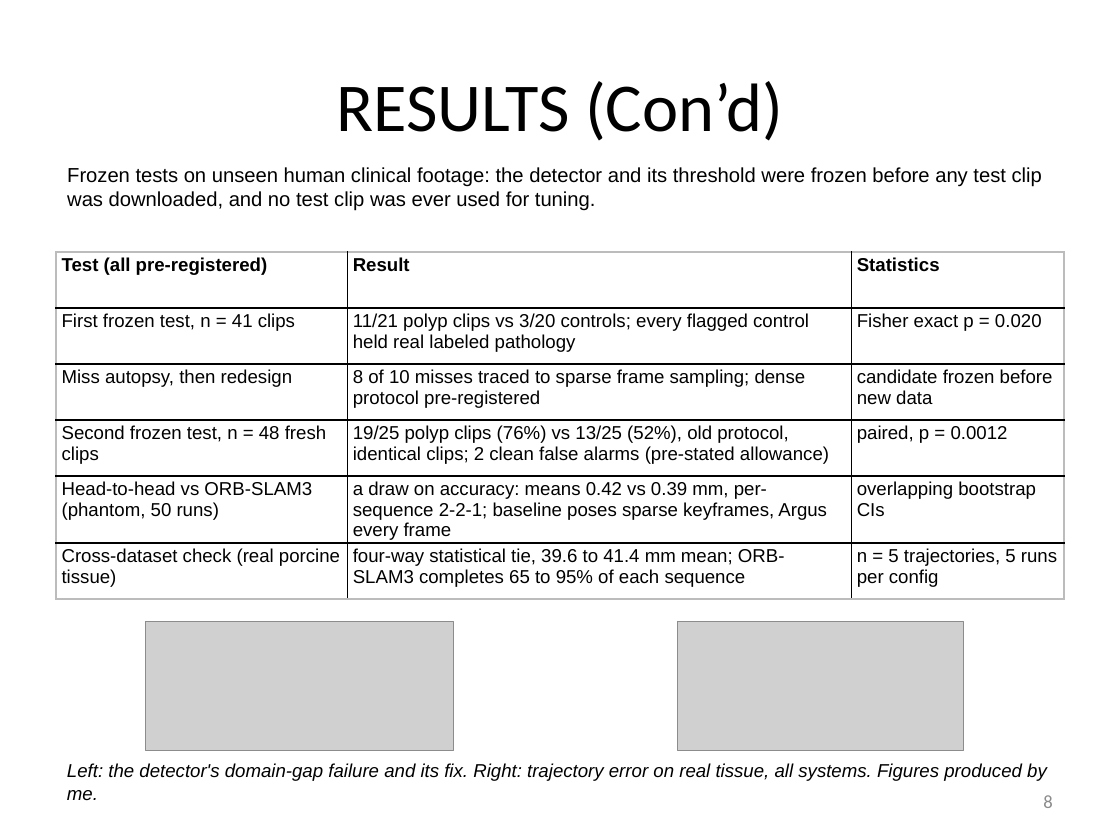
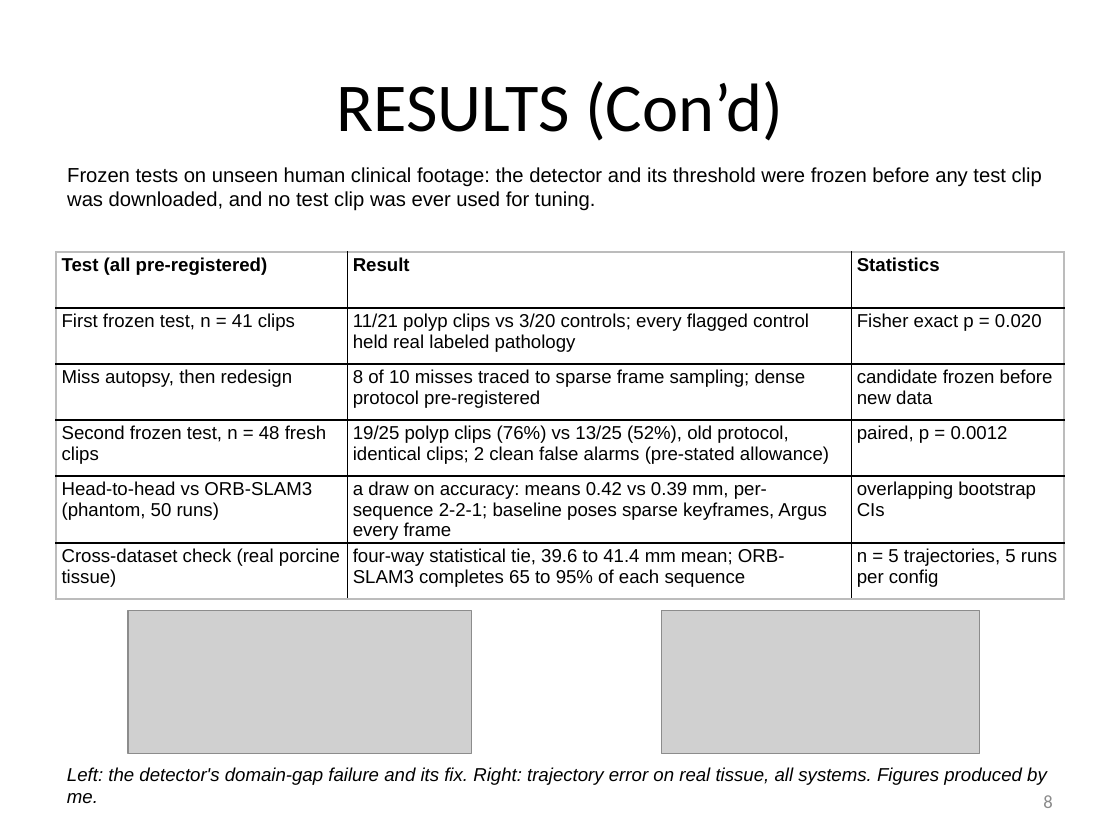
Before and after one commit to bluMoonx/EndoscopicMonocularSLAM, a slide deck: slide 8 of presentation/Argus_GSDSEF_2027_Digital_Presentation.pptx. Drawn at 1120x840 pixels with LibreOffice and Linux fonts; fonts in the diff are those of the drawing; grey boxes stand for pictures. Boxes give left, top, right and bottom in pixels: in the first picture for what was removed or moved away, otherwise in the second. Text is boxed around its words. In the diff, an @@ line names an element or a change of style, - is before the commit and + after.

Commit message:
Deck voice and fill pass: her register, fuller slides, larger figures
The abstract is rewritten to 238 words in the style of her previous
CSEF presentation (project-as-subject, I only for concrete actions)
and now follows the standard context / purpose / methods / results /
significance structure with a closing significance sentence. The
introduction gains a research question and hypothesis paragraph (345
words). Figures grew on slides 1, 2, 4, 5, 8, 9 and 11 to use the
empty space, and the block-diagram caption now explains the cascade
technically. All twelve slides re-rendered and checked; template
validation passes.

```diff
--- a/presentation/Argus_GSDSEF_2027_Digital_Presentation.pptx
+++ b/presentation/Argus_GSDSEF_2027_Digital_Presentation.pptx
@@ picture: place and size @@
-picture at (146,622,454,750)
+picture at (128,610,470,754)
@@ picture: place and size @@
-picture at (678,622,964,750)
+picture at (661,610,979,754)
@@ text "Left: the detector's domain-gap failure ...": place and size @@
-text "Left: the detector's domain-gap failure ..." at (67,763,1047,781)
+text "Left: the detector's domain-gap failure ..." at (67,767,1047,785)
```
Also in this commit, not shown: 9 other slides changed, 1 other file.
